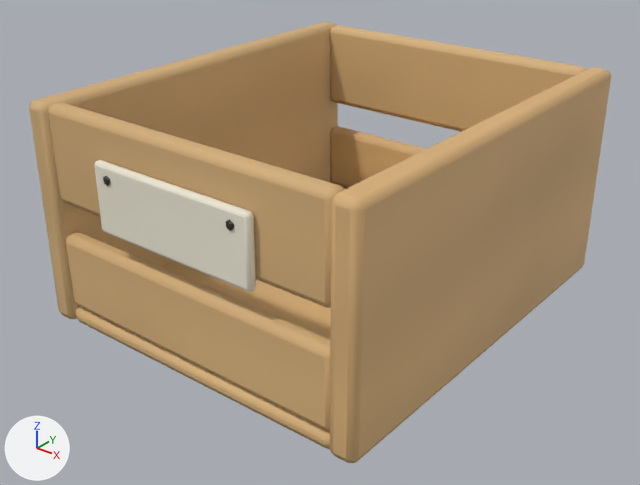
Before and after pictures for a commit that changed the Blender file assets/models/source/furniture/crate_oak.blend.
Before and after are seen from a camera (50 mm lens) standing at (0.338, -0.438, 0.306) and looking at (0.002, -0.019, 0.046). Lighting does not change. The marker at lower left points along +X, +Y and +Z. The older version comes first.

In view in the first picture: 'Kiste', 'Nägel', 'Schild'.
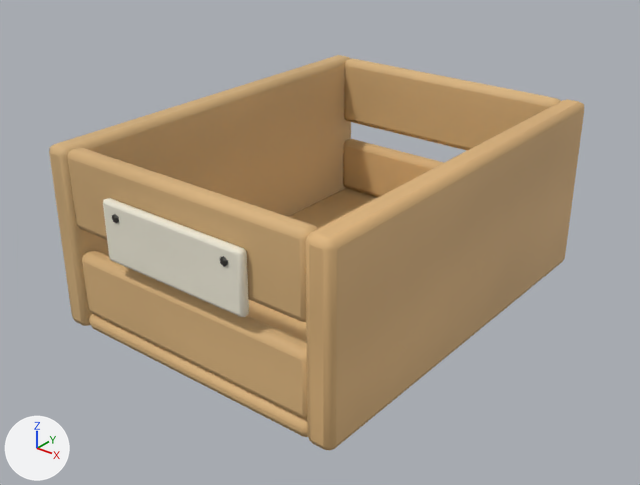
What differs and where, as boxes (x1, y1, x2, y2) in the pictures (640 x 485 px; the box of a moved part takes in the faces that stretch with it):
'Kiste', reshaped (8% narrower, 10% shorter): before (29, 22, 611, 463); after (49, 55, 584, 450)
'Schild', reshaped (10% narrower, 10% shorter): before (94, 160, 256, 292); after (103, 198, 249, 317)
part 1 of me_kiste, moved or reshaped: before (76, 187, 347, 449); after (89, 188, 378, 437)
part 2 of me_kiste, moved or reshaped: before (29, 22, 338, 319); after (49, 55, 351, 326)
part 3 of me_kiste, moved or reshaped: before (330, 67, 611, 463); after (306, 99, 584, 450)
part 4 of me_kiste, moved or reshaped: before (66, 232, 331, 431); after (82, 251, 307, 419)
part 5 of me_kiste, moved or reshaped: before (48, 102, 345, 308); after (68, 147, 318, 322)
part 6 of me_kiste, moved or reshaped: before (330, 126, 426, 188); after (343, 139, 444, 197)
part 7 of me_kiste, moved or reshaped: before (330, 25, 587, 132); after (344, 58, 561, 150)
part 9 of me_nägel, moved or reshaped: before (103, 176, 110, 186); after (112, 214, 119, 224)
part 10 of me_nägel, moved or reshaped: before (225, 219, 234, 231); after (220, 256, 228, 267)

Patch to the scene script:
```diff
--- a/assets/models/source/furniture/crate_oak.blend.py
+++ b/assets/models/source/furniture/crate_oak.blend.py
@@ me_kiste @@
 # used by ob_kiste; location = (0.0, 0.0, 0.0)
-me_kiste.from_pydata(...)  # 56 vertices, 42 faces; spans x -0.125..0.125, y -0.145..0.145, z 0.0..0.15
+me_kiste.from_pydata(...)  # 56 vertices, 42 faces; spans x -0.11..0.11, y -0.145..0.145, z 0.0..0.125
+# me_kiste part 1: the loose piece of 8 vertices spanning x -0.109..0.11, y -0.143..0.143, z 0.0..0.012 is scaled about its middle by (0.861, 1, 0.999)
+# me_kiste part 2: the loose piece of 8 vertices spanning x -0.125..-0.107, y -0.145..0.145, z 0.0..0.15 is scaled about its middle by (0.995, 1, 0.833), then moved by (0.015, 0.0, -0.012)
+# me_kiste part 3: the loose piece of 8 vertices spanning x 0.107..0.125, y -0.145..0.145, z 0.0..0.15 is scaled about its middle by (1, 0.998, 0.833), then moved by (-0.015, 0.0, -0.012)
+# me_kiste part 4: the loose piece of 8 vertices spanning x -0.109..0.11, y -0.144..-0.13, z 0.012..0.064 is scaled about its middle by (0.86, 0.993, 0.845), then moved by (-0.001, 0.0, -0.004)
+# me_kiste part 5: the loose piece of 8 vertices spanning x -0.109..0.109, y -0.143..-0.129, z 0.086..0.15 is scaled about its middle by (0.862, 0.993, 0.827), then moved by (-0.001, 0.0, -0.019)
+# me_kiste part 6: the loose piece of 8 vertices spanning x -0.109..0.109, y 0.13..0.143, z 0.012..0.064 is scaled about its middle by (0.86, 1, 0.845), then moved by (-0.001, 0.0, -0.004)
+# me_kiste part 7: the loose piece of 8 vertices spanning x -0.109..0.109, y 0.13..0.143, z 0.086..0.15 is scaled about its middle by (0.861, 0.999, 0.825), then moved by (0.0, 0.0, -0.019)
 me_kiste.materials.append(mat_wood)
@@ me_schild @@
 # used by ob_schild; location = (0.0, 0.0, 0.0)
-me_schild.from_pydata(...)  # 8 vertices, 6 faces; spans x -0.0599..0.0603, y -0.1491..-0.1427, z 0.0823..0.1274
-me_schild.vertices[0].co = (-0.0598, -0.1488, 0.0823)
-me_schild.vertices[1].co = (-0.0598, -0.1427, 0.0823)
-me_schild.vertices[2].co = (-0.0599, -0.1427, 0.1272)
-me_schild.vertices[3].co = (-0.0599, -0.1487, 0.1272)
-me_schild.vertices[4].co = (0.0603, -0.1491, 0.0825)
-me_schild.vertices[5].co = (0.0602, -0.149, 0.1274)
-me_schild.vertices[6].co = (0.0602, -0.143, 0.1274)
-me_schild.vertices[7].co = (0.0603, -0.1431, 0.0825)
+me_schild.from_pydata(...)  # 8 vertices, 6 faces; spans x -0.0556..0.0544, y -0.1491..-0.1429, z 0.065..0.105
+# me_schild part 8
+me_schild.vertices[0].co = (-0.0556, -0.1491, 0.065)
+me_schild.vertices[1].co = (-0.0556, -0.1431, 0.065)
+me_schild.vertices[2].co = (-0.0556, -0.1431, 0.105)
+me_schild.vertices[3].co = (-0.0556, -0.1491, 0.105)
+me_schild.vertices[4].co = (0.0544, -0.1489, 0.0651)
+me_schild.vertices[5].co = (0.0544, -0.149, 0.105)
+me_schild.vertices[6].co = (0.0544, -0.143, 0.105)
+me_schild.vertices[7].co = (0.0544, -0.1429, 0.0651)
 me_schild.materials.append(mat_paper)
@@ me_nägel @@
 # used by ob_nägel; location = (0.0, 0.0, 0.0)
-me_nägel.from_pydata(...)  # 24 vertices, 40 faces; spans x -0.0507..0.0511, y -0.1506..-0.1477, z 0.1151..0.1216
+me_nägel.from_pydata(...)  # 24 vertices, 40 faces; spans x -0.0464..0.0453, y -0.1505..-0.1477, z 0.0928..0.0992
+# me_nägel part 9: the loose piece of 12 vertices spanning x -0.0507..-0.0449, y -0.1504..-0.1477, z 0.1151..0.1215 is moved by (0.0043, -0.0001, -0.0222)
+# me_nägel part 10: the loose piece of 12 vertices spanning x 0.0454..0.0511, y -0.1506..-0.1479, z 0.1152..0.1216 is moved by (-0.0058, 0.0002, -0.0224)
 me_nägel.materials.append(mat_nail)
```
